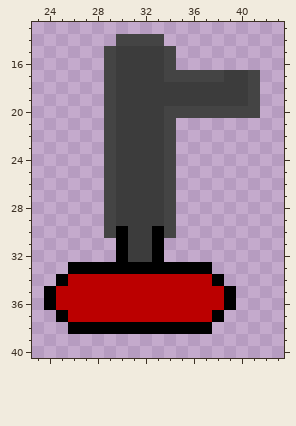
Two versions of one pixel-art file, AsepriteAssets/Pressure Pump 7.aseprite. The picture above was drawn from the file before the commit.
64x64 pixels, 1 frame. Colours within 5 levels of each other are drawn and written as one. Shown: x 23..43, y 13..40.
After the commit:
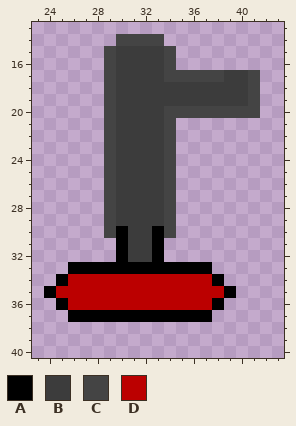
Palette (. is transparent): A #000000  B #3c3c3c  C #444444  D #bb0000
What changed:
@@ x 23..43 @@
 35 .ADDDDDDDDDDDDDDA....
-36 .ADDDDDDDDDDDDDDA....
-37 ..ADDDDDDDDDDDDA.....
-38 ...AAAAAAAAAAAA......
+36 ..ADDDDDDDDDDDDA.....
+37 ...AAAAAAAAAAAA......
+38 .....................
 39 .....................
Pixel boxes of the changes (left, top, right, bottom) in both pictures:
changed: (44, 298, 236, 334)
